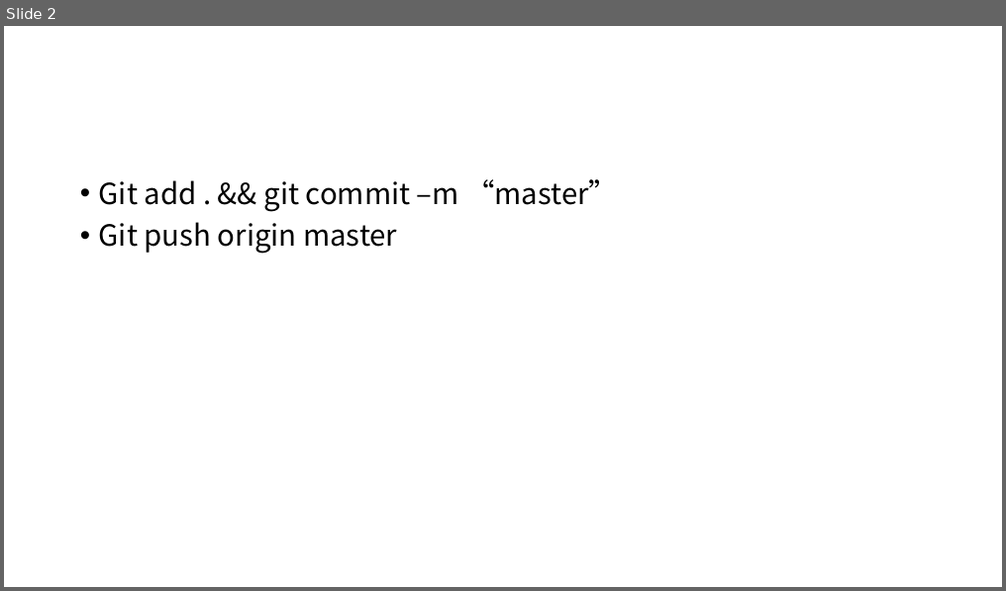
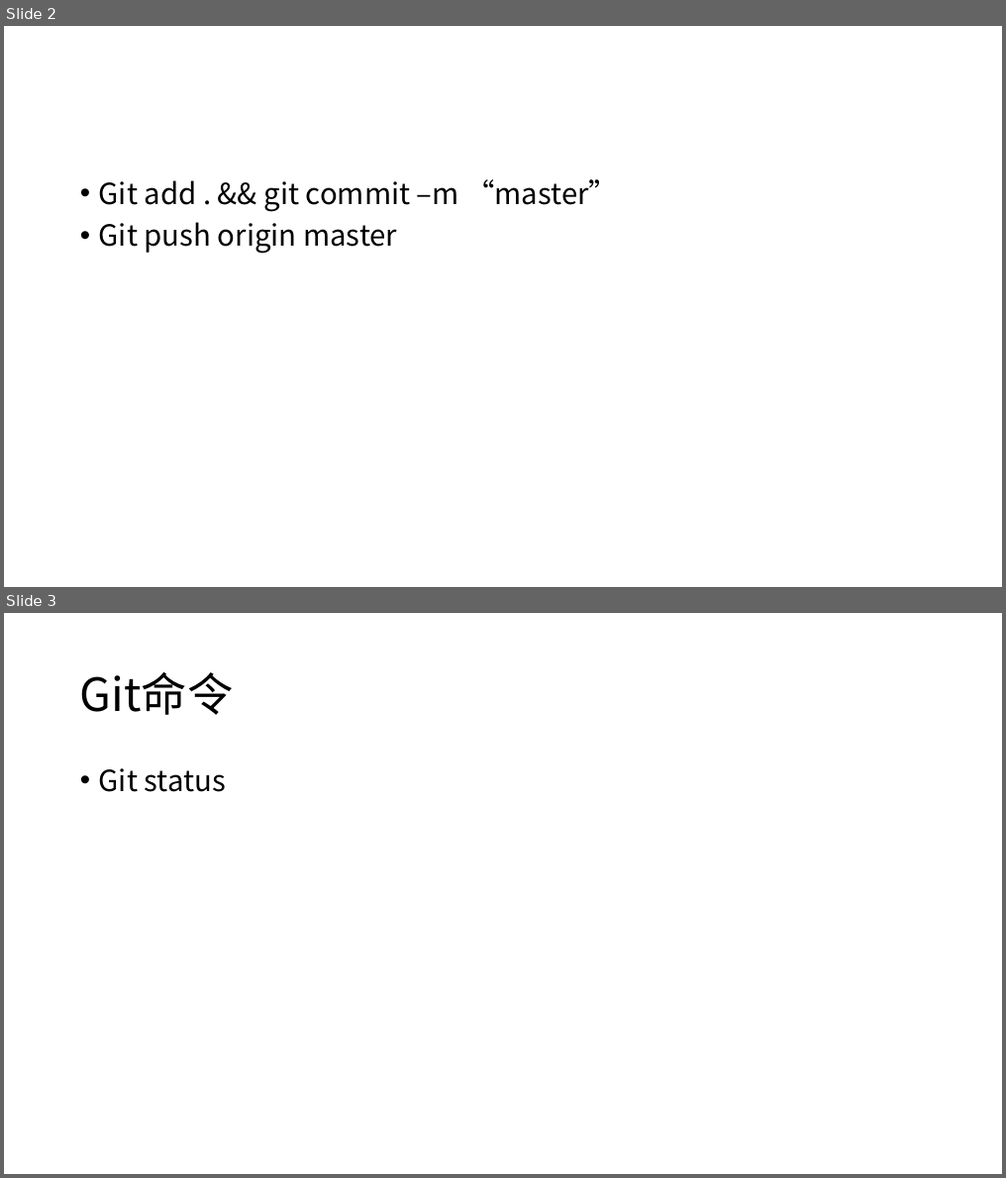
Before and after one commit to niph2018/gitGUIuse, a slide deck: git命令更新.pptx. Shown one above the other, each under a label of ours: slide 2 before the commit, slides 2 and 3 after it. The pictures are 1006x591 and 1006x1178 pixels, drawn with LibreOffice and Linux fonts; fonts in the diff are those of the drawing. Boxes give left, top, right and bottom in pixels: in the first picture for what was removed or moved away, otherwise in the second. Text is boxed around its words. In the diff, an @@ line names an element or a change of style, - is before the commit and + after.

Commit message:
xiugai

```diff
--- a/git命令更新.pptx
+++ b/git命令更新.pptx
@@ slide 3 added at (4, 613, 1002, 1174), background #FFFFFF @@
@@ title added at (80, 672, 233, 715), 44 pt, text #000000 @@
+Git命令
@@ text added at (99, 768, 226, 792), 28 pt, text #000000 @@
+• Git status
```
